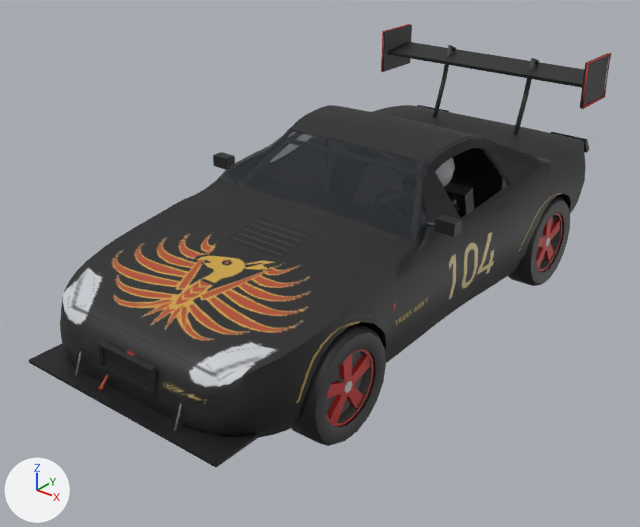
An edit to the glTF model public/cars/field/models/104.glb, drawn before and after from the same camera.
Both versions are drawn from a camera (50 mm lens) standing at (3.27, -4.44, 3.02) and looking at (-0.05, -0.3, 0.46). The lights are fixed; the arrows at lower left show +X, +Y and +Z. The picture after the commit comes second. Vertices at exactly the same position are counted once.

The older version as bpy lines, for what is in view:
```python
me_body_mesh = bpy.data.meshes.new('body_mesh')
me_body_mesh.from_pydata(...)  # 3033 vertices, 5666 faces; spans x -0.96..0.96, y -2.1..2.03, z 0.19..1.61
# faces by material slot: [5458, 208]
me_body_mesh.materials.append(mat_car104_livery)  # picture img_104_livery
me_body_mesh.materials.append(mat_car104_glass)  # black #1e2329
me_wheel_fl_mesh = bpy.data.meshes.new('wheel_fl_mesh')
me_wheel_fl_mesh.from_pydata(...)  # 362 vertices, 492 faces; spans x -0.123..0.123, y -0.339..0.339, z -0.334..0.334
me_wheel_fl_mesh.materials.append(mat_car104_livery)  # picture img_104_livery
me_wheel_rl_mesh = bpy.data.meshes.new('wheel_rl_mesh')
me_wheel_rl_mesh.from_pydata(...)  # 362 vertices, 492 faces; spans x -0.123..0.123, y -0.339..0.339, z -0.334..0.334
me_wheel_rl_mesh.materials.append(mat_car104_livery)  # picture img_104_livery
ob_body = bpy.data.objects.new('body', me_body_mesh)
ob_body.location = (0.0, 0.0, -0.015)
ob_wheel_fl = bpy.data.objects.new('wheel_fl', me_wheel_fl_mesh)
ob_wheel_fl.location = (0.782, -1.208, 0.339)
ob_wheel_rl = bpy.data.objects.new('wheel_rl', me_wheel_rl_mesh)
ob_wheel_rl.location = (0.782, 1.208, 0.339)
```
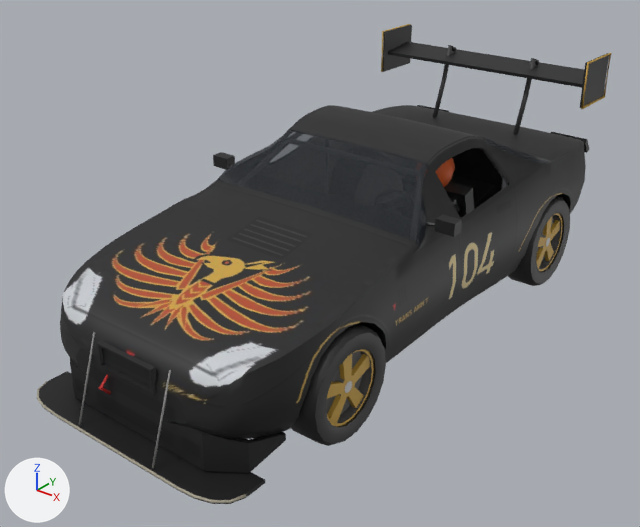
What differs and where, as boxes (x1, y1, x2, y2) in the pictures (640 x 527 px; the box of a moved part takes in the faces that stretch with it):
'body', reshaped (8% taller): before (29, 24, 611, 467); after (37, 24, 611, 504)
part 1 of me_body_mesh, moved or reshaped: before (174, 403, 182, 431); after (152, 370, 171, 469)
part 2 of me_body_mesh, moved or reshaped: before (75, 351, 81, 377); after (79, 332, 95, 425)
part 3 of me_body_mesh, added: after (37, 381, 246, 503)
part 4 of me_body_mesh, added: after (39, 371, 265, 504)
part 5 of me_body_mesh, reshaped: before (29, 343, 258, 467); after (70, 359, 286, 473)
part 6 of me_body_mesh, surface changed: (98, 24, 611, 390) in both
part 7 of me_wheel_fl_mesh, surface changed (red to brown): (327, 349, 374, 427) in both
part 8 of me_wheel_rl_mesh, surface changed: (536, 213, 562, 271) in both

What changed in the scene script:
```text
Change me_body_mesh:
    used by ob_body; location = (0.0, 0.0, -0.015)
    remove me_body_mesh.from_pydata(...)  # 3033 vertices, 5666 faces; spans x -0.96..0.96, y -2.1..2.03, z 0.19..1.61
    add me_body_mesh.from_pydata(...)  # 3141 vertices, 5874 faces; spans x -0.96..0.96, y -2.14..2.03, z 0.06..1.61
    me_body_mesh part 1: the loose piece of 12 vertices spanning x 0.39..0.41, y -2.04..-1.92, z 0.31..0.58 is scaled about its middle by (1, 1.58, 1.92), then moved by (-0.1, -0.05, -0.1)
    me_body_mesh part 2: the loose piece of 12 vertices spanning x -0.41..-0.39, y -2.04..-1.92, z 0.31..0.58 is scaled about its middle by (1, 1.58, 1.92), then moved by (0.1, -0.05, -0.1)
    me_body_mesh part 3: a new loose piece of 60 vertices spanning x -0.82..0.82, y -2.14..-1.96, z 0.07..0.09, in mat_car104_livery (picture img_104_livery)
    me_body_mesh part 4: a new loose piece of 24 vertices spanning x -0.81..0.81, y -2.14..-1.82, z 0.06..0.09, in mat_car104_livery (picture img_104_livery)
    me_body_mesh part 5: 1 vertex moved from x 0.75, y -1.8, z 0.31 to x 0.53, y -1.93, z 0.09; 7 vertices removed from x -0.75..0.75, y -2.1..-1.8, z 0.31..0.32; 31 vertices added at x -0.78..0.78, y -1.97..-1.61, z 0.09..0.33
    me_body_mesh part 6: 224 kept faces spanning x -0.88..0.88, y -2.05..1.93, z 0.27..1.61 get new texture (UV) coordinates
Change me_wheel_fl_mesh:
    where me_wheel_fl_mesh.from_pydata(...)  # 362 vertices, 492 faces; spans x -0.123..0.123, y -0.339..0.339, z -0.334..0.334
    used by ob_wheel_fl; location = (0.782, -1.208, 0.339)
    me_wheel_fl_mesh part 7: texture (UV) coordinates of 138 of 492 faces, centred in x 0.064..0.098, y -0.23..0.23, z -0.23..0.23, changed; they spanned u 0.14..0.14, v 0.05..0.05 and now span u 0.17..0.17, v 0.05..0.05
Change me_wheel_rl_mesh:
    where me_wheel_rl_mesh.from_pydata(...)  # 362 vertices, 492 faces; spans x -0.123..0.123, y -0.339..0.339, z -0.334..0.334
    used by ob_wheel_rl; location = (0.782, 1.208, 0.339)
    me_wheel_rl_mesh part 8: texture (UV) coordinates of 138 of 492 faces, centred in x 0.064..0.098, y -0.23..0.23, z -0.23..0.23, changed; they spanned u 0.14..0.14, v 0.05..0.05 and now span u 0.17..0.17, v 0.05..0.05
```
